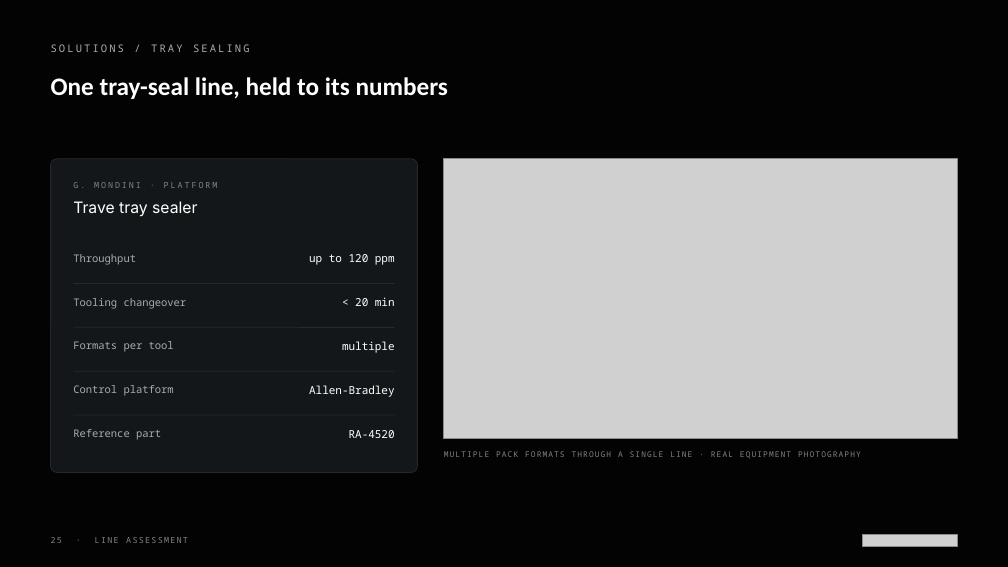
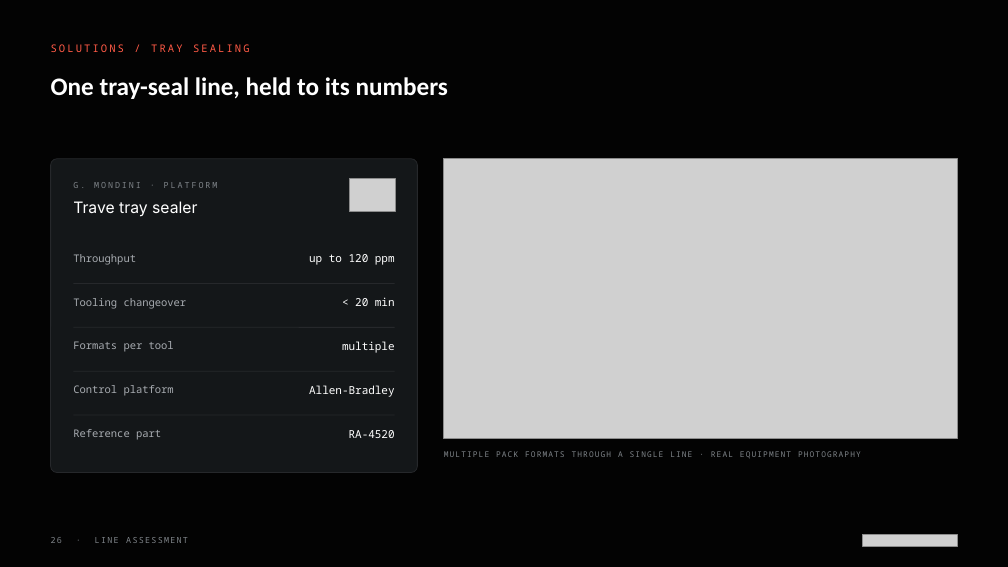
Before and after one commit to Harpak-ULMA-Packaging-LLC/harpak-ulma-deck-skill, a slide deck: slide 26 of assets/template/Harpak-ULMA-Deck-Template.pptx (slide 25 before the commit). Drawn at 1008x567 pixels with LibreOffice and Linux fonts; fonts in the diff are those of the drawing; grey boxes stand for pictures. Boxes give left, top, right and bottom in pixels: in the first picture for what was removed or moved away, otherwise in the second. Text is boxed around its words. In the diff, an @@ line names an element or a change of style, - is before the commit and + after.

```diff
--- a/assets/template/Harpak-ULMA-Deck-Template.pptx
+++ b/assets/template/Harpak-ULMA-Deck-Template.pptx
@@ text "SOLUTIONS / TRAY SEALING" at <box>51,44,250,52</box>: text colour #A7ABB0 to #FF5A46 @@
@@ picture added at <box>349,178,395,212</box> @@
```
Also in this commit, not shown: 42 other slides changed, 2 slides added, 1 slide removed, 47 other files.
